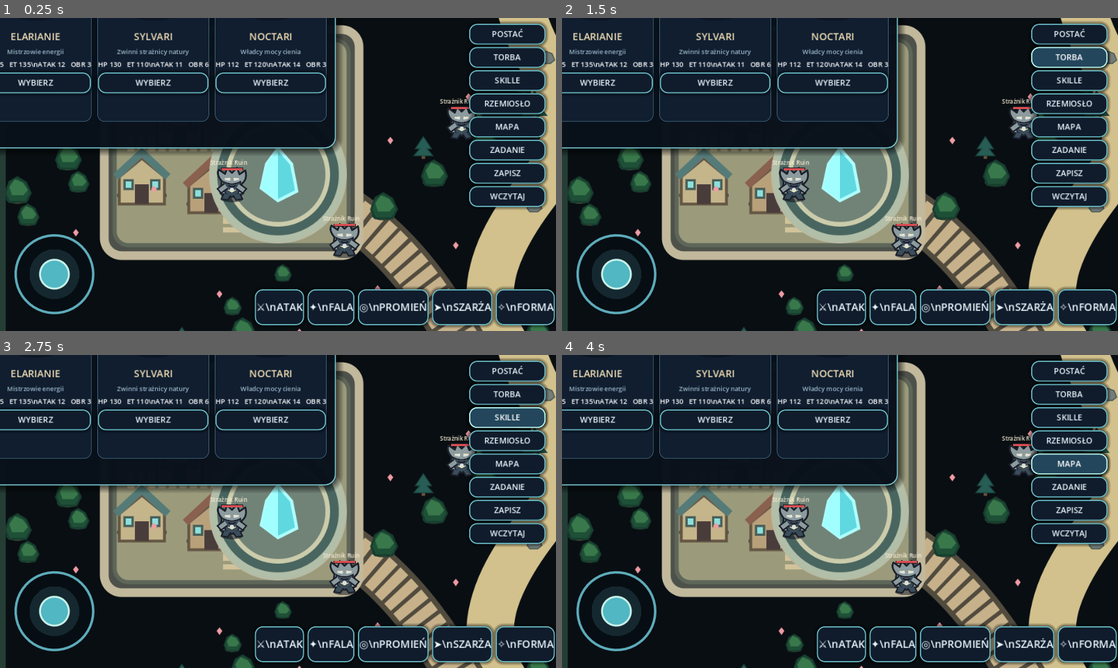
Above: before the commit, frames 1-4 (two rows, left to right).
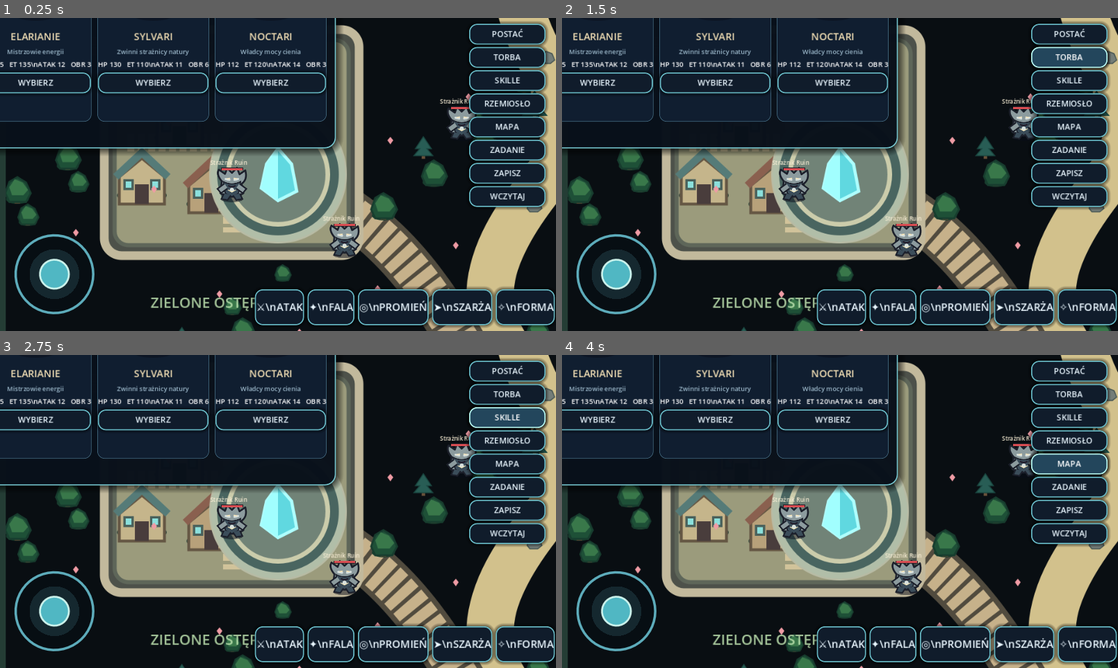
Above: after the commit, the same moments.

Repository: Kulpiak/Aetherion
Game: Godot game, scene res://scenes/main.tscn
The game is run twice, just before and just after one commit, with the same random seed, the same clock (stepped at 60 frames per second) and the same inputs.
Inputs:
- Up to frame 1 (0.25 s): no input
- Up to frame 2 (1.5 s): click "POSTAĆ" at 0.5 s; click "TORBA" at 1.25 s
- Up to frame 3 (2.75 s): click "SKILLE" at 2 s
- Up to frame 4 (4 s): click "RZEMIOSŁO" at 2.75 s; click "MAPA" at 3.5 s

The runs differ from the first frame. In frame 1, 0.3% of the frame differs, in the area x 27-46%, y 89-94%; in frame 2, 0.3%; in frame 3, 0.3%; in frame 4, 0.3%.

Commit message:
Add readable world region names and quest destination marker

Diff:
--- a/scripts/game.gd
+++ b/scripts/game.gd
@@ -947,9 +947,25 @@
  draw_texture_rect(WORLD_TEXTURE,Rect2(Vector2.ZERO,WORLD_SIZE),false)
 
 func _draw_landmarks() -> void:
- var pulse := 0.7 + sin(float(Time.get_ticks_msec()) / 420.0) * 0.2
+ var now := float(Time.get_ticks_msec()) / 1000.0
+ var pulse := 0.7 + sin(now * 2.4) * 0.2
  draw_circle(START_POS,116.0,Color(0.35,0.95,0.9,0.07 * pulse))
  draw_circle(RUINS_POS,150.0,Color(0.55,0.85,1.0,0.045 * pulse))
+ var font := ThemeDB.fallback_font
+ var label_color := Color(0.91,0.94,0.82,0.82)
+ draw_string(font,Vector2(210,112),"KAMIENNY KRĄG",HORIZONTAL_ALIGNMENT_LEFT,-1,24,label_color)
+ draw_string(font,Vector2(260,610),"ZIELONE OSTĘPY",HORIZONTAL_ALIGNMENT_LEFT,-1,25,Color(0.78,0.93,0.72,0.82))
+ draw_string(font,Vector2(1360,90),"KORONA GÓR",HORIZONTAL_ALIGNMENT_LEFT,-1,25,Color(0.91,0.95,0.97,0.84))
+ draw_string(font,Vector2(180,980),"ZŁOTE PUSTKOWIA",HORIZONTAL_ALIGNMENT_LEFT,-1,25,Color(0.99,0.87,0.62,0.86))
+ draw_string(font,Vector2(1450,1320),"POPIELNE ZIEMIE",HORIZONTAL_ALIGNMENT_LEFT,-1,25,Color(1.0,0.72,0.55,0.86))
+ draw_string(font,Vector2(1070,205),"KRYPTA KRYSZTAŁÓW",HORIZONTAL_ALIGNMENT_LEFT,-1,21,Color(0.68,0.94,1.0,0.88))
+ draw_string(font,Vector2(1450,635),"WSCHODNIE RUINY",HORIZONTAL_ALIGNMENT_LEFT,-1,24,Color(0.96,0.84,0.67,0.9))
+ var marker := RUINS_POS + Vector2(0,-190.0+sin(now*4.0)*8.0)
+ if quest >= 3 and quest <= 5:
+  draw_line(player_pos,marker,Color(0.36,0.86,1.0,0.18),2.0,true)
+  draw_circle(marker,15.0+sin(now*5.0)*3.0,Color(0.3,0.85,1.0,0.22))
+  draw_arc(marker,23.0,0.0,TAU,32,Color(0.55,0.94,1.0,0.85),3.0,true)
+  draw_string(font,marker+Vector2(-50,-28),"CEL ZADANIA",HORIZONTAL_ALIGNMENT_CENTER,-1,14,Color(0.72,0.96,1.0,0.95))
 
 func _draw_damage_number(number: Dictionary) -> void:
  var life := float(number["life"])
